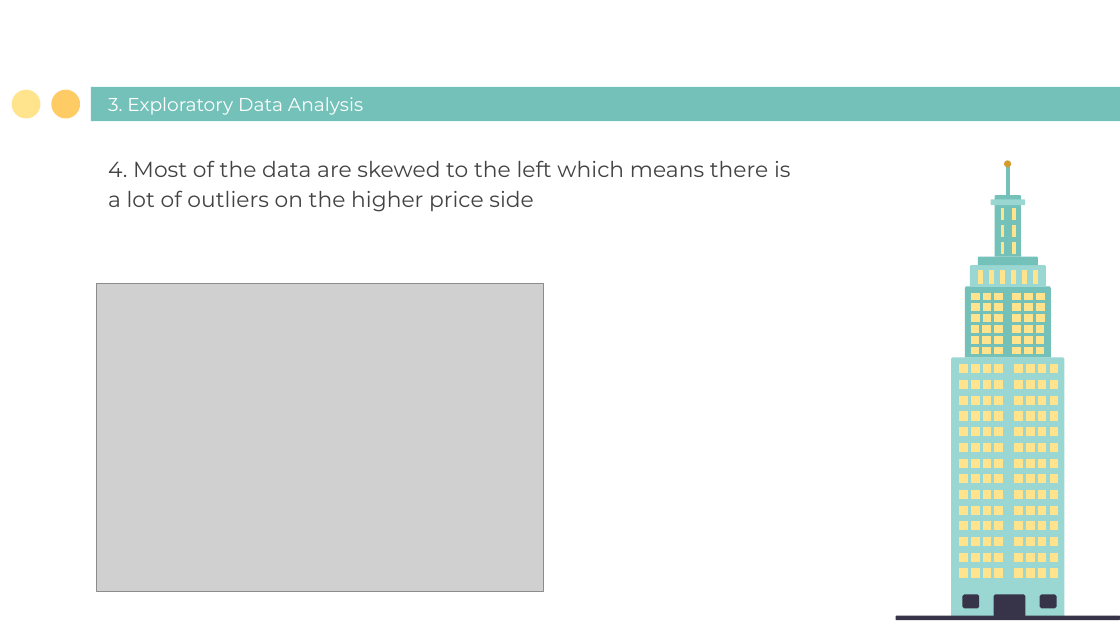
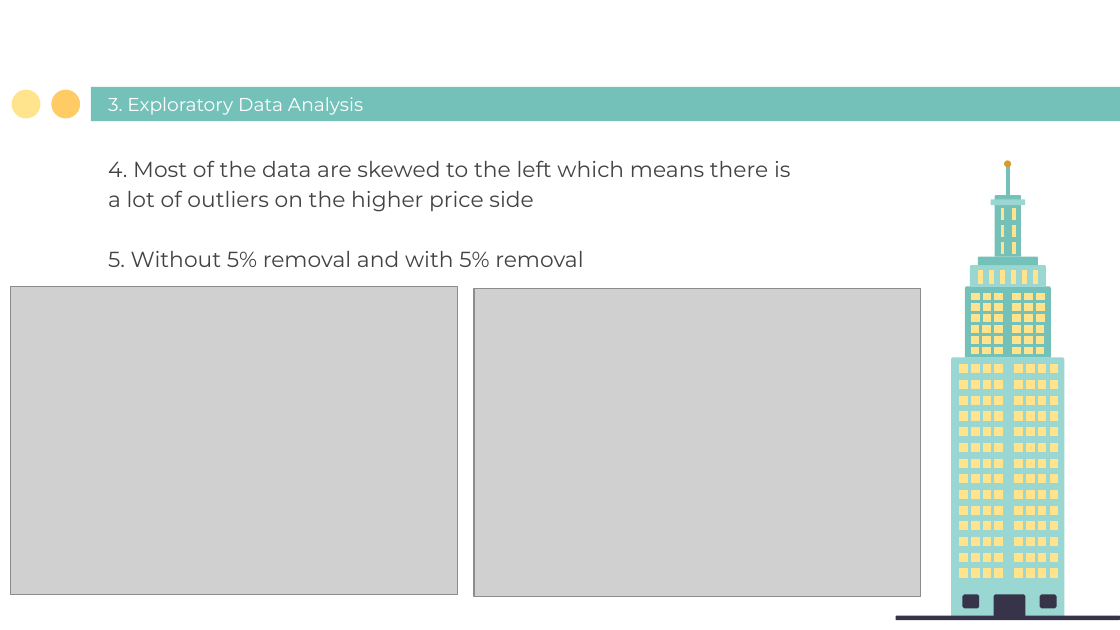
Before and after one commit to huangjx1/Capstone-Final-, a slide deck: slide 7 of capstone ppt.pptx. Drawn at 1120x630 pixels with LibreOffice and Linux fonts; fonts in the diff are those of the drawing; grey boxes stand for pictures. Boxes give left, top, right and bottom in pixels: in the first picture for what was removed or moved away, otherwise in the second. Text is boxed around its words. In the diff, an @@ line names an element or a change of style, - is before the commit and + after.

```diff
--- a/capstone ppt.pptx
+++ b/capstone ppt.pptx
@@ text at bbox=[108, 251, 583, 267]: paragraph added @@
+5. Without 5% removal and with 5% removal
@@ picture added at bbox=[10, 287, 457, 595] @@
@@ picture: place and size @@
-picture at bbox=[97, 283, 544, 591]
+picture at bbox=[474, 289, 921, 597]
```
